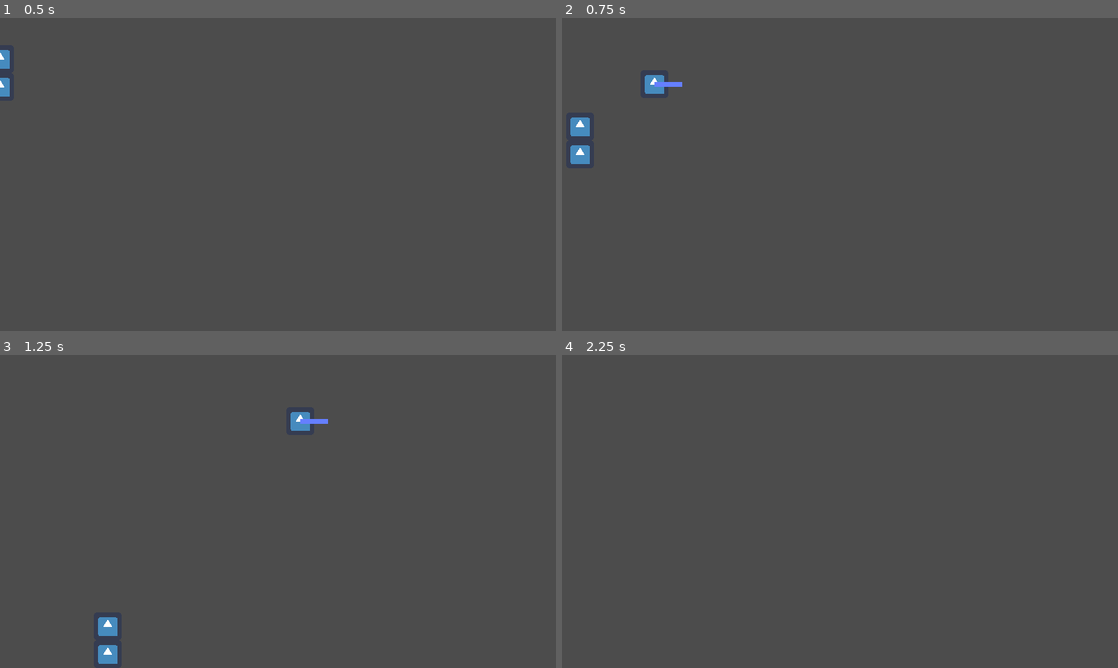
Above: before the commit, frames 1-4 (two rows, left to right).
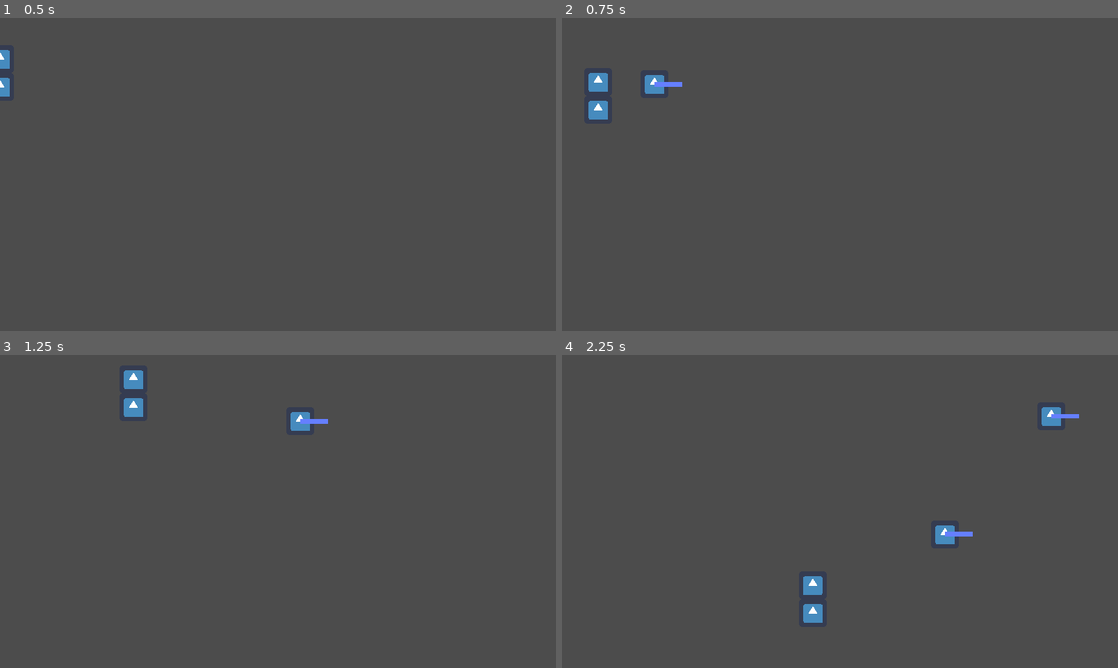
Above: after the commit, the same moments.

Repository: Gravedigger7789/Glorious
Game: Godot game, scene res://Characters/Platformer/Platformer.tscn
Two runs of this game, one before a commit and one after it. Both use one fixed random seed, a clock stepped at 60 frames per second and the inputs below. This scene is started directly instead of the project's main scene. The engine's default icon, where the game draws it, is replaced by a stand-in: a white triangle on a blue panel in a dark square.
Inputs:
- Up to frame 1 (0.5 s): no input
- Up to frame 2 (0.75 s): hold Right (move_right) from 0.53 s (still down); hold Z (attack) from 0.53 s (still down)
- Up to frame 3 (1.25 s): keep holding Right (move_right); keep holding Z (attack); tap Up (jump) at 0.77, 0.8, 1.07 s
- Up to frame 4 (2.25 s): release Z (attack) at 1.28 s; tap Up (jump) at 1.35, 1.52, 1.82 s; tap Z (attack) at 1.55 s; release Right (move_right) at 2.03 s; hold Left (move_left) from 2.03 s (still down); hold Z (attack) from 2.03 s (still down)

Frame 1 is identical in both runs. In frame 2, 0.8% of the frame differs, in the area x 1-9%, y 17-47%; in frame 3, 0.8%; in frame 4, 0.9%, in the area x 43-93%, y 16-86%.

Commit message:
Initial State Machine
Added initial state machine with simple movement, idle, and jump states

Diff:
--- /dev/null
+++ b/Characters/Platformer/IdleState.gd
@@ -0,0 +1,15 @@
+extends PlatformerState
+
+func _init() -> void:
+	state_name = "idle"
+
+func handle_input(event: InputEvent) -> void:
+	if event.is_action_pressed("jump"):
+		emit_signal("change_state", "jump")
+	.handle_input(event)
+
+func update(delta: float) -> void:
+	var input_direction := get_input_direction()
+	if input_direction:
+		emit_signal("change_state", "move")
+	.update(delta)
--- /dev/null
+++ b/Characters/Platformer/JumpState.gd
@@ -0,0 +1,17 @@
+extends PlatformerState
+
+var jump_speed := 450
+
+func _init() -> void:
+	state_name = "jump"
+
+func enter() -> void:
+	velocity.y = -jump_speed
+
+func update(delta: float) -> void:
+	var input_direction := get_input_direction()
+	velocity.x = input_direction.x * walk_speed
+	.update(delta)
+	if owner is KinematicBody2D:
+		if owner.is_on_floor():
+			emit_signal("change_state", "idle")
--- /dev/null
+++ b/Characters/Platformer/MoveState.gd
@@ -0,0 +1,16 @@
+extends PlatformerState
+
+func _init() -> void:
+	state_name = "move"
+
+func handle_input(event: InputEvent) -> void:
+	if event.is_action_pressed("jump"):
+		emit_signal("change_state", "jump")
+	.handle_input(event)
+
+func update(delta: float) -> void:
+	var input_direction := get_input_direction()
+	if not input_direction:
+		emit_signal("change_state", "idle")
+	velocity.x = input_direction.x * walk_speed
+	.update(delta)
--- a/Characters/Platformer/Platformer.gd
+++ b/Characters/Platformer/Platformer.gd
@@ -1,87 +1,22 @@
 extends KinematicBody2D
 
-export(int) var gravity = 980
-export(int) var terminal_velocity = 750
-export(int) var walk_speed = 450
-export(int) var jump_speed = 450
+const BULLET_VELOCITY := 1000
 
-const FLOOR_NORMAL = Vector2(0, -1)
-const SLOPE_SLIDE_STOP = 25.0
-const MIN_ONAIR_TIME = 0.1
-const ATTACK_TIME_SHOW_WEAPON = 0.2
-const BULLET_VELOCITY = 1000
+var sprite_scale := Vector2(1,1)
 
-var linear_velocity = Vector2()
-var sprite_scale = Vector2(1,1)
-var last_attack_time = 1
-var on_floor = false
-var animation=''
+onready var animation_player := $AnimationPlayer
+onready var sprite := $Sprite
+onready var health := $Health
 
-onready var animation_player = $AnimationPlayer
-onready var sprite = $Sprite
-onready var health = $Health
-
-func _physics_process(delta):
-	last_attack_time += delta
-	apply_movement(delta)
-	set_direction()
-	update_animations()
-
-func apply_movement(delta):
-	# Gravity
-	linear_velocity.y += delta * gravity
-	linear_velocity.y = min(linear_velocity.y, terminal_velocity)
-
-	# Moving
-	var target_speed = 0
-	if Input.is_action_pressed('move_left'):
-		target_speed += -1
-	if Input.is_action_pressed('move_right'):
-		target_speed +=  1
-
-	target_speed *= walk_speed
-	linear_velocity.x = lerp(linear_velocity.x, target_speed, 0.1)
-
-	# Jumping
-	if on_floor and Input.is_action_just_pressed('jump'):
-		linear_velocity.y = -jump_speed
-		# $sound_jump.play()
-	if linear_velocity.y < -jump_speed / 4 && !Input.is_action_pressed('jump'):
-		linear_velocity.y += delta * gravity
-
-	linear_velocity = move_and_slide(linear_velocity, FLOOR_NORMAL, SLOPE_SLIDE_STOP)
-	on_floor = is_on_floor()
-
-func update_animations():
-	var new_animation = 'Idle'
-
-	if on_floor && abs(linear_velocity.x) > 0:
-		new_animation = 'Run'
-	# else:
-		# if linear_velocity.y < 0:
-			# new_animation = 'Jumping'
-		# else:
-			# new_animation = 'Falling'
-
-	# if last_attack_time < ATTACK_TIME_SHOW_WEAPON:
-		# weapon.show()
-		# new_animation += '_weapon'
-	# else:
-		# weapon.hide()
-
-	if new_animation != animation:
-		animation = new_animation
-		# animation_player.play(animation)
-
-func set_direction():
-	var new_scale = linear_velocity.x
+func set_direction(direction: Vector2) -> void:
+	var new_scale := direction.x
 	if new_scale == 0:
 		new_scale = sprite_scale.x
-	var new_scale_normalized = new_scale / abs(new_scale)
+	var new_scale_normalized := new_scale / abs(new_scale)
 	sprite_scale = Vector2(new_scale_normalized, sprite_scale.y)
 	sprite.set_scale(sprite_scale)
 
-func _input(event):
+func _input(event: InputEvent) -> void:
 	if event.is_action_pressed('attack'):
 		damage(1)
 		if $AttackCooldown.is_stopped():
@@ -92,10 +27,9 @@
 			bullet.add_collision_exception_with(self)
 			get_parent().add_child(bullet)
 			#$sound_shoot.play()
-			last_attack_time = 0
 
-func damage(amount):
+func damage(amount: int) -> void:
 	health.take_damage(amount)
 
-func _on_Health_health_depleted():
+func _on_Health_health_depleted() -> void:
 	self.queue_free()
--- a/Characters/Platformer/Platformer.tscn
+++ b/Characters/Platformer/Platformer.tscn
@@ -1,8 +1,12 @@
-[gd_scene load_steps=5 format=2]
+[gd_scene load_steps=9 format=2]
 
 [ext_resource path="res://Characters/Platformer/Platformer.gd" type="Script" id=1]
 [ext_resource path="res://icon.png" type="Texture" id=2]
 [ext_resource path="res://Characters/Health/Health.tscn" type="PackedScene" id=3]
+[ext_resource path="res://StateMachine/StateMachine.gd" type="Script" id=4]
+[ext_resource path="res://Characters/Platformer/IdleState.gd" type="Script" id=5]
+[ext_resource path="res://Characters/Platformer/MoveState.gd" type="Script" id=6]
+[ext_resource path="res://Characters/Platformer/JumpState.gd" type="Script" id=7]
 
 [sub_resource type="CapsuleShape2D" id=1]
 radius = 32.0
@@ -33,4 +37,16 @@
 one_shot = true
 
 [node name="Health" parent="." instance=ExtResource( 3 )]
+
+[node name="StateMachine" type="Node" parent="."]
+script = ExtResource( 4 )
+
+[node name="IdleState" type="Node" parent="StateMachine"]
+script = ExtResource( 5 )
+
+[node name="MoveState" type="Node" parent="StateMachine"]
+script = ExtResource( 6 )
+
+[node name="JumpState" type="Node" parent="StateMachine"]
+script = ExtResource( 7 )
 [connection signal="health_depleted" from="Health" to="." method="_on_Health_health_depleted"]
--- /dev/null
+++ b/Characters/Platformer/PlatformerState.gd
@@ -0,0 +1,27 @@
+extends State
+class_name PlatformerState
+
+const FLOOR_NORMAL := Vector2(0, -1)
+const SLOPE_SLIDE_STOP := 25.0
+
+var gravity := 980
+var terminal_velocity := 750
+var walk_speed := 450
+var velocity := Vector2()
+
+# func enter():
+	# owner.get_node("AnimationPlayer").play(state_name)
+
+func update(delta: float) -> void:
+	velocity.y += gravity * delta
+	velocity.y = min(terminal_velocity, velocity.y)
+	if owner is KinematicBody2D:
+		velocity = owner.move_and_slide(velocity, FLOOR_NORMAL, SLOPE_SLIDE_STOP)
+
+func get_input_direction() -> Vector2:
+	var input_direction := Vector2()
+	input_direction.x = int(Input.is_action_pressed("move_right")) - int(Input.is_action_pressed("move_left"))
+	input_direction.y = int(Input.is_action_pressed("move_down")) - int(Input.is_action_pressed("move_up"))
+	if owner.has_method("set_direction"):
+		owner.set_direction(input_direction)
+	return input_direction
--- /dev/null
+++ b/StateMachine/State.gd
@@ -0,0 +1,25 @@
+extends Node
+class_name State
+
+var state_name: String
+
+signal change_state(next_state_name)
+
+func _ready() -> void:
+	set_physics_process(false)
+	set_process_input(false)
+
+func enter() -> void:
+	return
+
+func exit() -> void:
+	return
+
+func handle_input(event: InputEvent) -> void:
+	return
+
+func update(delta: float) -> void:
+	return
+
+func _on_animation_finished(anim_name: String) -> void:
+	return
--- /dev/null
+++ b/StateMachine/StateMachine.gd
@@ -0,0 +1,45 @@
+extends Node
+class_name StateMachine
+
+signal state_changed(currentState)
+
+export (String) var START_STATE = "idle"
+
+var states_map = {}
+var states_stack = []
+var current_state: State = null
+
+func _ready() -> void:
+	for child in get_children():
+		if child is State:
+			child.connect("change_state", self, "_on_change_state")
+			states_map[child.state_name] = child
+	initialize(START_STATE)
+
+func initialize(start_state: String) -> void:
+	states_stack.push_front(states_map[START_STATE])
+	current_state = states_stack[0]
+	current_state.enter()
+
+func _input(event: InputEvent) -> void:
+	current_state.handle_input(event)
+
+func _physics_process(delta: float) -> void:
+	current_state.update(delta)
+
+func _on_animation_finished(anim_name: String) -> void:
+	current_state._on_animation_finished(anim_name)
+
+func _on_change_state(state_name: String) -> void:
+	current_state.exit()
+
+	if state_name == "previous":
+		states_stack.pop_front()
+	else:
+		states_stack[0] = states_map[state_name]
+
+	current_state = states_stack[0]
+	emit_signal("state_changed", current_state)
+
+	if state_name != "previous":
+		current_state.enter()
--- a/project.godot
+++ b/project.godot
@@ -8,9 +8,26 @@
 
 config_version=4
 
-_global_script_classes=[  ]
+_global_script_classes=[ {
+"base": "State",
+"class": "PlatformerState",
+"language": "GDScript",
+"path": "res://Characters/Platformer/PlatformerState.gd"
+}, {
+"base": "Node",
+"class": "State",
+"language": "GDScript",
+"path": "res://StateMachine/State.gd"
+}, {
+"base": "Node",
+"class": "StateMachine",
+"language": "GDScript",
+"path": "res://StateMachine/StateMachine.gd"
+} ]
 _global_script_class_icons={
-
+"PlatformerState": "",
+"State": "",
+"StateMachine": ""
 }
 
 [application]
